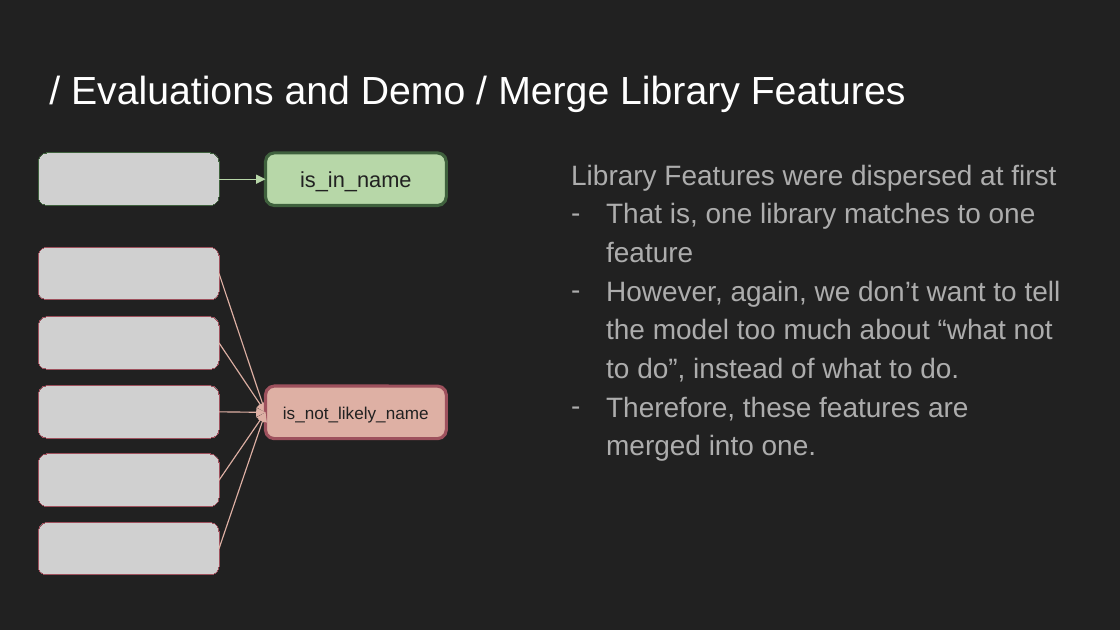
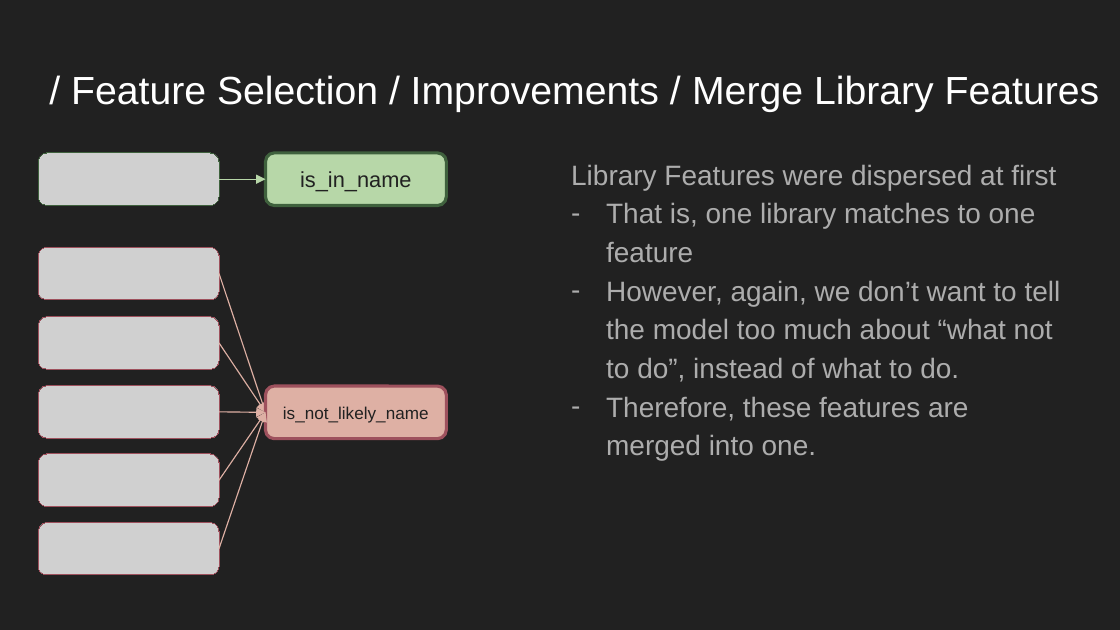
Before and after one commit to YanzhenHuang/CISC3025-Name-Entity, a slide deck: slide 12 of CISC3025-Project3-Presentation.pptx (slide 21 before the commit). Drawn at 1120x630 pixels with LibreOffice and Linux fonts; fonts in the diff are those of the drawing; grey boxes stand for pictures. Boxes give left, top, right and bottom in pixels: in the first picture for what was removed or moved away, otherwise in the second. Text is boxed around its words. In the diff, an @@ line names an element or a change of style, - is before the commit and + after.

```diff
--- a/CISC3025-Project3-Presentation.pptx
+++ b/CISC3025-Project3-Presentation.pptx
@@ title at (71, 75, 1100, 112): text changed @@
-/ Evaluations and Demo / Merge Library Features
+/ Feature Selection / Improvements / Merge Library Features
```
Also in this commit, not shown: 3 other slides changed, 2 slides added, 1 slide removed.
